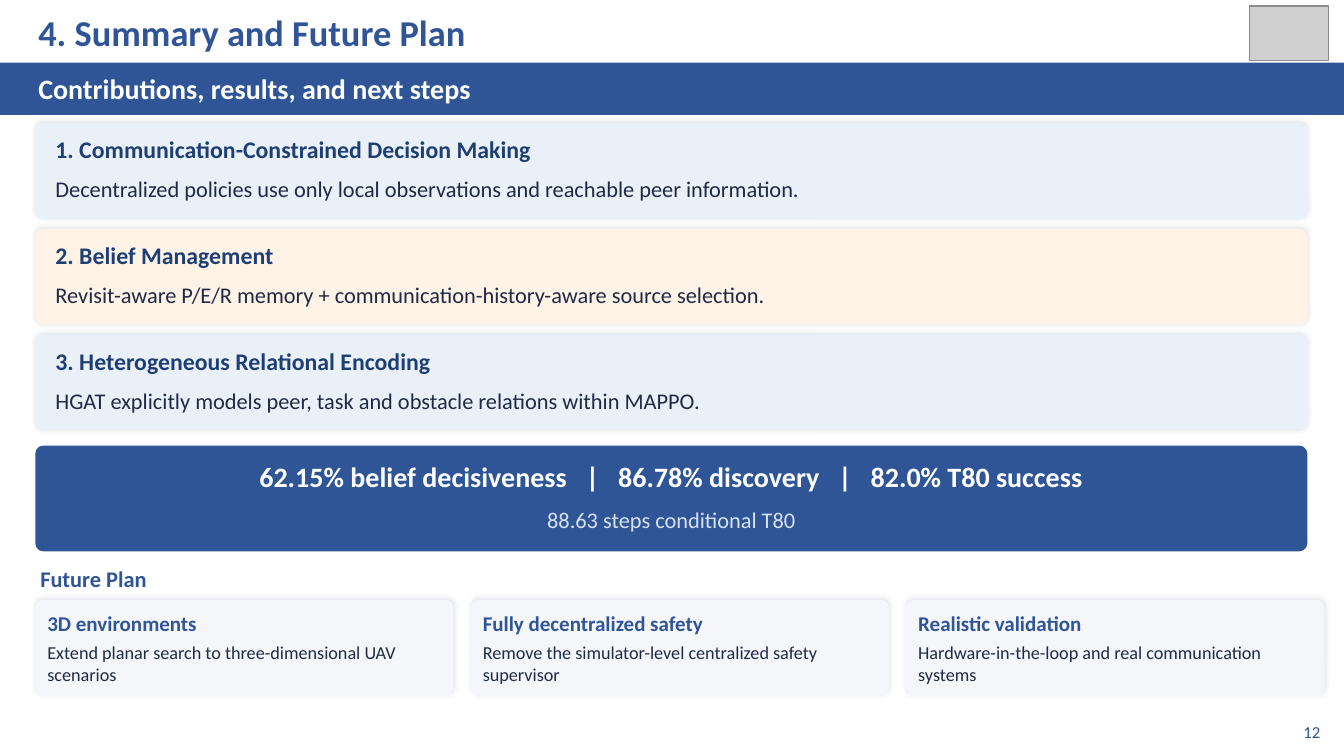
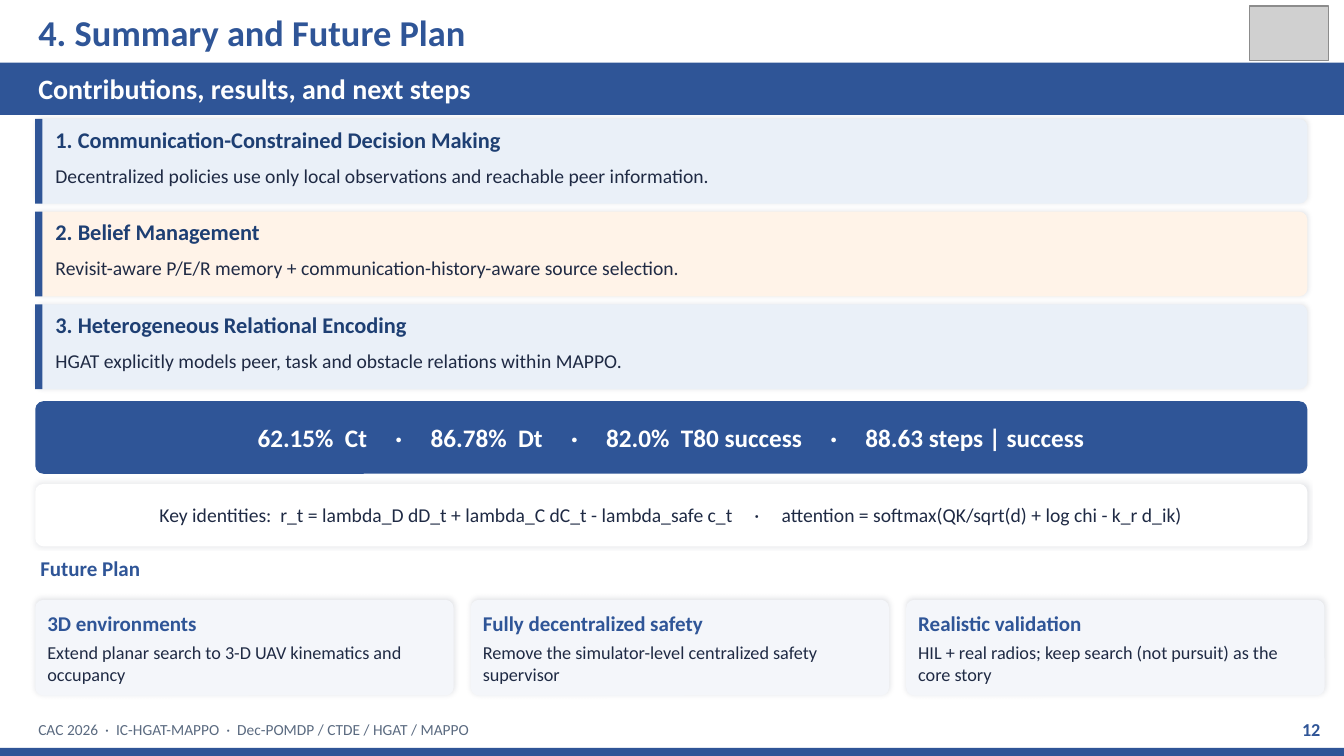
Before and after one commit to kuangyinying039/uav-swarm, a slide deck: slide 12 of presentations/IC-HGAT-MAPPO_CAC2026.pptx. Drawn at 1344x756 pixels with LibreOffice and Linux fonts; fonts in the diff are those of the drawing; grey boxes stand for pictures. Boxes give left, top, right and bottom in pixels: in the first picture for what was removed or moved away, otherwise in the second. Text is boxed around its words. In the diff, an @@ line names an element or a change of style, - is before the commit and + after.

```diff
--- a/presentations/IC-HGAT-MAPPO_CAC2026.pptx
+++ b/presentations/IC-HGAT-MAPPO_CAC2026.pptx
@@ rounded rectangle: place and size @@
-rounded rectangle at [35,123,1308,219]
+rounded rectangle at [35,119,1308,204]
@@ rectangle added at [35,119,42,204], fill #2F5597 @@
@@ text "1. Communication-Constrained Decision Making": place and size @@
-text "1. Communication-Constrained Decision Making" at [55,141,531,162]
+text "1. Communication-Constrained Decision Making" at [55,132,500,152]
@@ text "Decentralized policies use only local ...": place and size @@
-text "Decentralized policies use only local ..." at [55,181,799,201]
+text "Decentralized policies use only local ..." at [55,169,709,186]
@@ rounded rectangle: place and size @@
-rounded rectangle at [35,229,1308,325]
+rounded rectangle at [35,212,1308,296]
@@ rectangle added at [35,212,42,296], fill #2F5597 @@
@@ text "2. Belief Management": place and size @@
-text "2. Belief Management" at [55,247,273,268]
+text "2. Belief Management" at [55,224,260,244]
@@ text "Revisit-aware P/E/R memory + communication-history-aware ...": place and size @@
-text "Revisit-aware P/E/R memory + communication-history-aware ..." at [55,287,764,307]
+text "Revisit-aware P/E/R memory + communication-history-aware ..." at [55,261,678,278]
@@ rounded rectangle: place and size @@
-rounded rectangle at [35,335,1308,431]
+rounded rectangle at [35,304,1308,389]
@@ rectangle added at [35,304,42,389], fill #2F5597 @@
@@ size 17 to 16 pt in 3 elements at [55,132,500,152], [55,224,260,244], [55,317,406,337] @@
@@ text "3. Heterogeneous Relational Encoding": place and size @@
-text "3. Heterogeneous Relational Encoding" at [55,353,430,374]
+text "3. Heterogeneous Relational Encoding" at [55,317,406,337]
@@ size 16 to 14 pt in 3 elements at [55,169,709,186], [55,261,678,278], [55,354,622,371] @@
@@ text "HGAT explicitly models peer, task ...": place and size @@
-text "HGAT explicitly models peer, task ..." at [55,393,700,413]
+text "HGAT explicitly models peer, task ..." at [55,354,622,371]
@@ proportions changed in 4 elements at [35,119,1308,204], [35,212,1308,296], [35,304,1308,389], [35,401,1308,474] @@
@@ rounded rectangle: place and size @@
-rounded rectangle at [35,446,1308,552]
+rounded rectangle at [35,401,1308,474]
@@ text at [258,429,1084,451]: text changed; size 20 to 18 pt @@
-62.15% belief decisiveness | 86.78% discovery | 82.0% T80 success
+62.15% Ct · 86.78% Dt · 82.0% T80 success · 88.63 steps | success
@@ rounded rectangle added at [35,484,1308,546], fill #FFFFFF @@
@@ text added at [159,508,1181,526], 14 pt, text #1F2A44 @@
+Key identities: r_t = lambda_D dD_t + lambda_C dC_t - lambda_safe c_t · attention = softmax(QK/sqrt(d) + log chi - k_r d_ik)
@@ text removed at [547,512,796,532] @@
-88.63 steps conditional T80
@@ text "Future Plan": place and size @@
-text "Future Plan" at [40,571,146,587]
+text "Future Plan" at [40,561,140,576]
@@ text "Future Plan" at [40,561,140,576]: size 16 to 15 pt @@
@@ text at [47,646,401,684]: text changed @@
-Extend planar search to three-dimensional UAV scenarios
+Extend planar search to 3-D UAV kinematics and occupancy
@@ text at [918,646,1278,684]: text changed @@
-Hardware-in-the-loop and real communication systems
+HIL + real radios; keep search (not pursuit) as the core story
@@ text "12" at [1302,724,1320,736]: size 12 to 13 pt, bold on @@
@@ rectangle added at [0,748,1344,756], fill #2F5597 @@
@@ text added at [38,724,469,735], 11 pt, text #5A6A80 @@
+CAC 2026 · IC-HGAT-MAPPO · Dec-POMDP / CTDE / HGAT / MAPPO
```
Also in this commit, not shown: 12 other slides changed, 2 other files.
